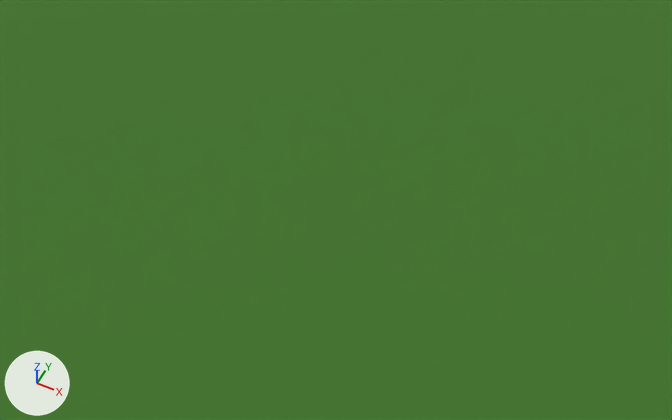
Before and after pictures for a commit that changed the Blender file art/levels.blend.
Camera for both pictures: a camera (50 mm lens) standing at (1.1, -0.93, 3.69) and looking at (0.74, -0.19, 2.77). The axes (+X, +Y, +Z) are drawn at lower left. The lights are the same throughout. The first picture is the older version. Mesh edges are drawn as thin lines.

Names of what the first picture shows: 'wood_terrain_block'.
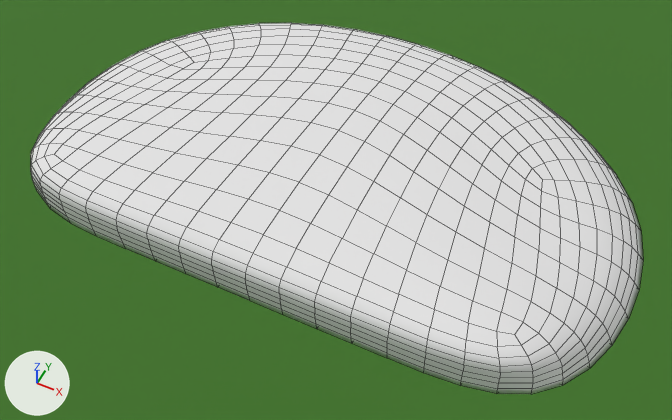
What changed in the scene script:
```text
Add mat_polypore_material:
    mat_polypore_material = principled_material('polypore_material')
    mat_polypore_material.base_color = (0.8, 0.8, 0.8)  # white #e7e7e7
    mat_polypore_material.roughness = 1.0
Add me_cube_015:
    me_cube_015.from_pydata(...)  # 42 vertices, 40 faces; spans x -0.428..0.428, y -0.257..0.29, z 0.001..0.349
    me_cube_015.polygons.foreach_set('use_smooth', [True] * 40)
    me_cube_015.materials.append(mat_polypore_material)  # its picture is missing
Add col_polyphore:
    col_polyphore = bpy.data.collections.new('polyphore')
    col_polyphore.objects.link(ob_polyphore_001)
Add ob_polyphore_001:
    ob_polyphore_001 = bpy.data.objects.new('polyphore.001', me_cube_015)
    ob_polyphore_001.location = (0.0, 0.246, 0.0)
    ob_polyphore_001.scale = (1.0, 1.0, 0.24)
    _m = ob_polyphore_001.modifiers.new('Subdivision', 'SUBSURF')
Add ob_polyphore:
    ob_polyphore = bpy.data.objects.new('polyphore', None)
    ob_polyphore.location = (0.718, -0.382, 2.79)
    ob_polyphore.instance_type = 'COLLECTION'
    ob_polyphore.instance_collection = col_polyphore
```

Changed parts and their boxes [x1, y1, x2, y2] in the pictures (672 x 420 px):
'polyphore', added: after [31, 23, 643, 394]
